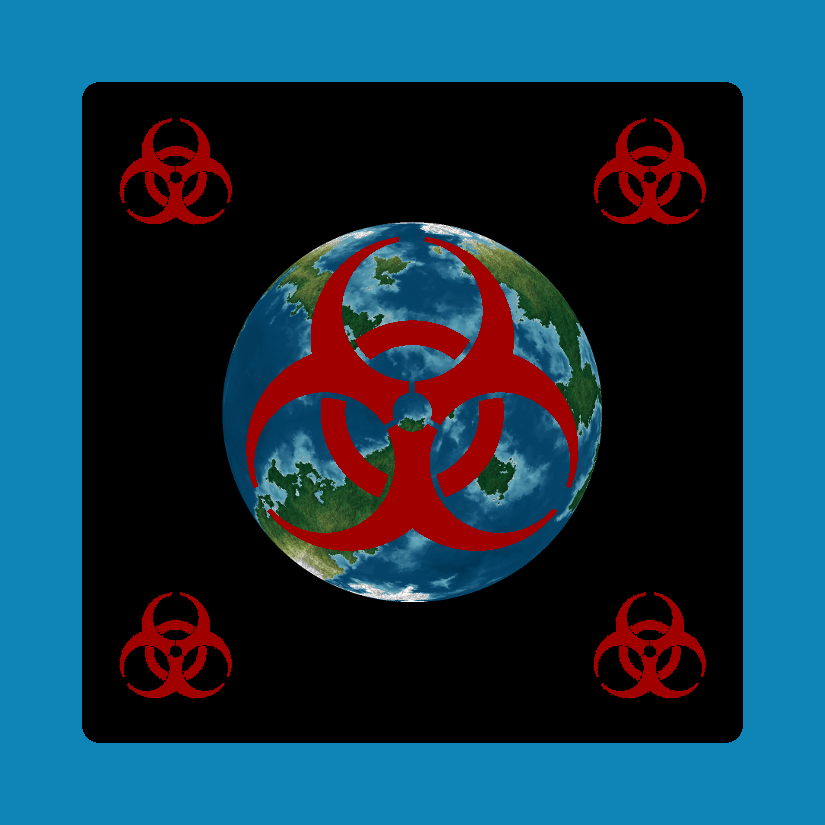
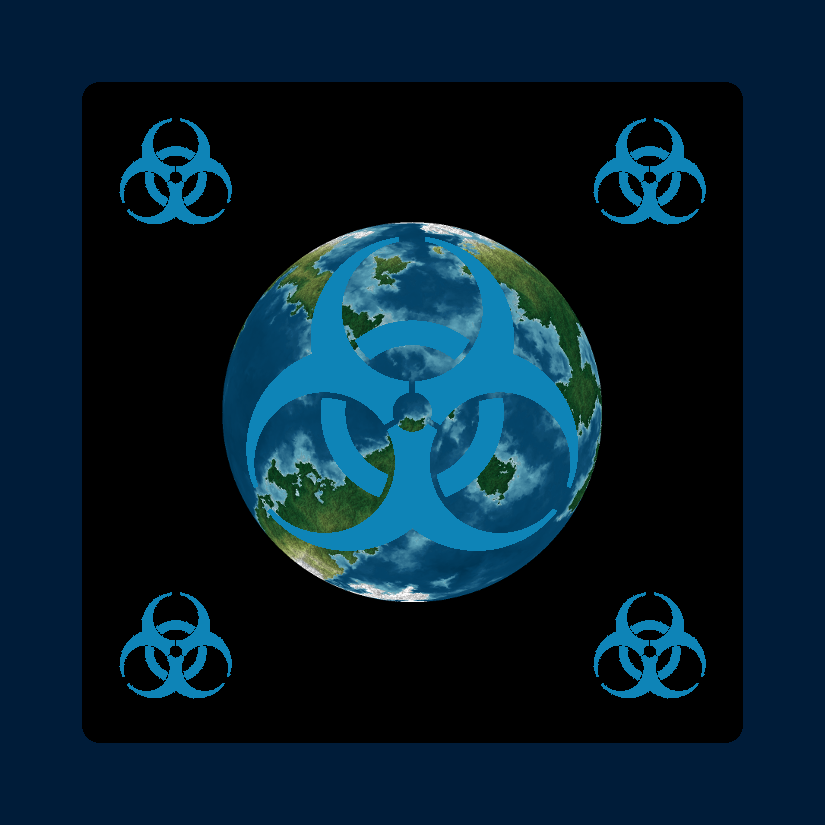
Layers edited between the first and the second 825 × 825 image:
painted on "Center" over (246, 237, 578, 551)
painted on "Bottorm-Right" over (593, 592, 706, 699)
painted on "Bottom-Left" over (119, 592, 232, 699)
painted on "Top-Right" over (593, 118, 706, 225)
painted on "Top-Left" over (119, 118, 232, 225)
painted on "Border" over (0, 0, 825, 825)
